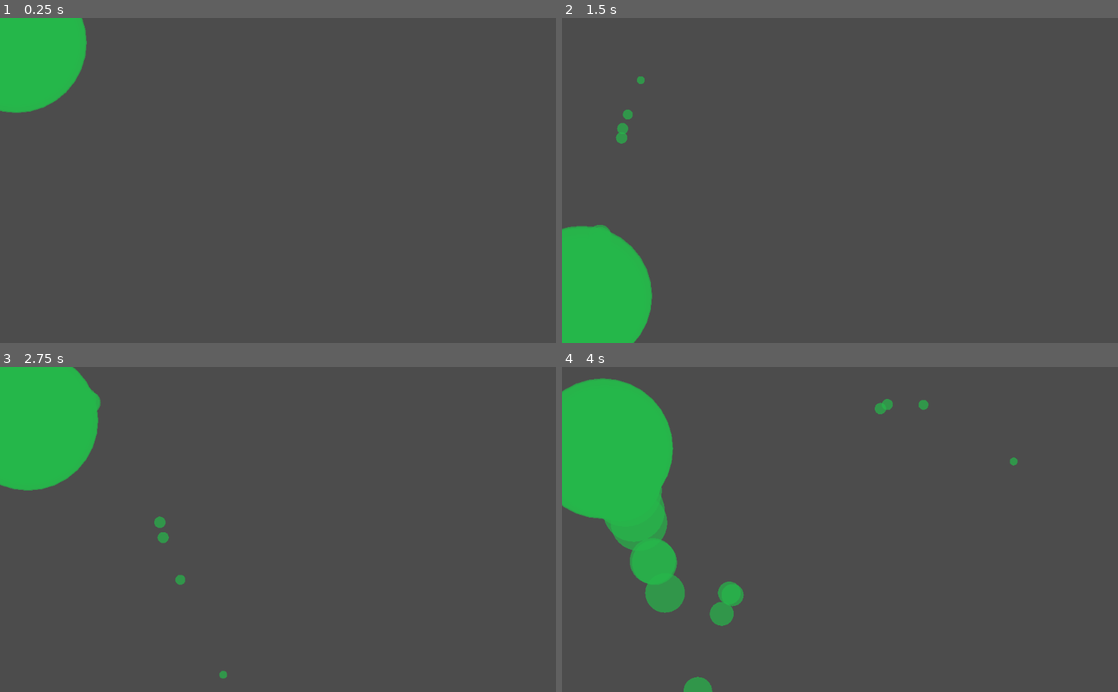
Above: before the commit, frames 1-4 (two rows, left to right).
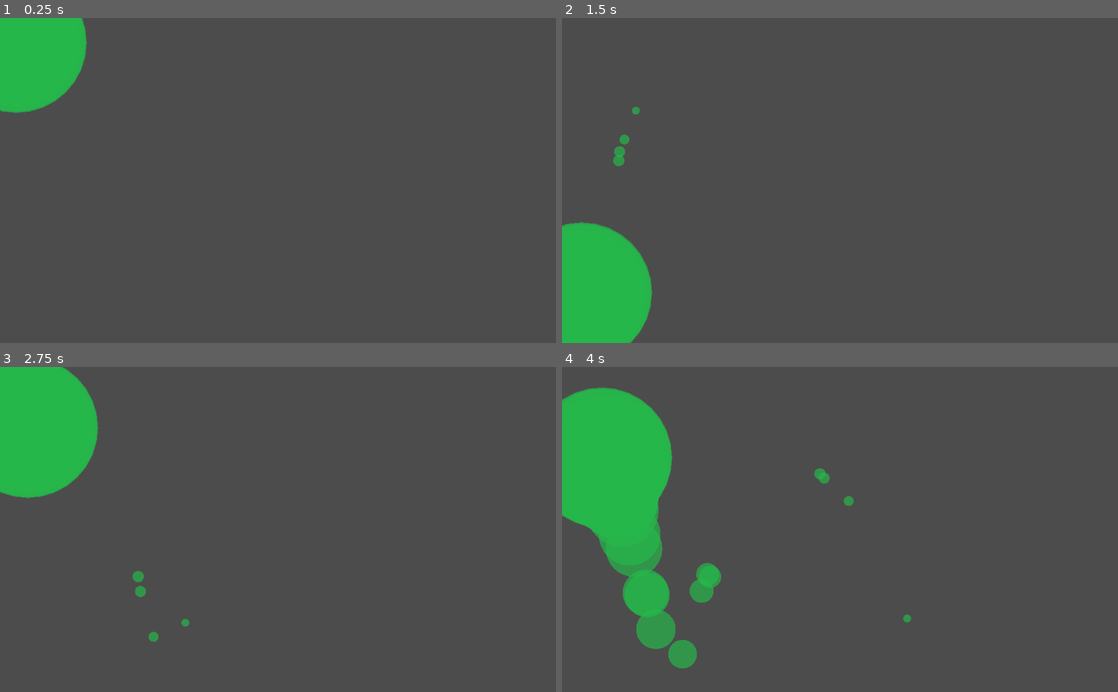
Above: after the commit, the same moments.

Repository: charliecharlieO-o/boing-godot
Game: Godot game, scene res://BouncingScene.tscn
Two runs of this game, one before a commit and one after it. Both use one fixed random seed, a clock stepped at 60 frames per second and the inputs below. The project has no main scene, so this scene is started directly.
Inputs (mouse positions are in pixels of both pictures, inside the frame that each line leads up to):
- Up to frame 1 (0.25 s): no input
- Up to frame 2 (1.5 s): move the mouse to (962, 164) at 0.52 s; move the mouse to (728, 196) at 1.27 s
- Up to frame 3 (2.75 s): move the mouse to (333, 458) at 2.02 s
- Up to frame 4 (4 s): move the mouse to (812, 594) at 2.77 s; move the mouse to (1006, 578) at 3.52 s

The runs differ from the first frame. In frame 1, less than 0.1% of the frame differs, in the area x 0-16%, y 2-30%; in frame 2, 0.5%; in frame 3, 1.0%; in frame 4, 5.3%, in the area x 0-82%, y 3-100%.

Commit message:
add friction to ball simulation

Diff:
--- a/BallWithMass.gd
+++ b/BallWithMass.gd
@@ -6,10 +6,16 @@
 	get_viewport().size.y
 )
 
+# Basic Forces
 var location: Vector2
 var velocity: Vector2
 var acceleration: Vector2
 var mass: float
+
+# Friction
+var c: float = 0.01
+var normal: float = 1
+var frictionMag: float = c * normal
 
 func _ready():
 	velocity = Vector2(0, 0)
@@ -45,6 +51,15 @@
 	_applyForce(Vector2(0, 0.1))
 	_applyForce(gravity)
 
+	# Apply friction
+	var friction = self.velocity # Copy velocity
+	friction = friction * -1 # Invert direction
+	# We normalize the vector. This is because the mag of friction is not associated
+	# with how fast the ball moves, and we want to scale it easily
+	friction = friction.normalized()
+	friction = friction * frictionMag
+	_applyForce(friction)
+
 	# Update
 	_updateForces()
 	_checkEdges()
Not shown, changed: README.md
Not shown, added: boing_v4.gif
